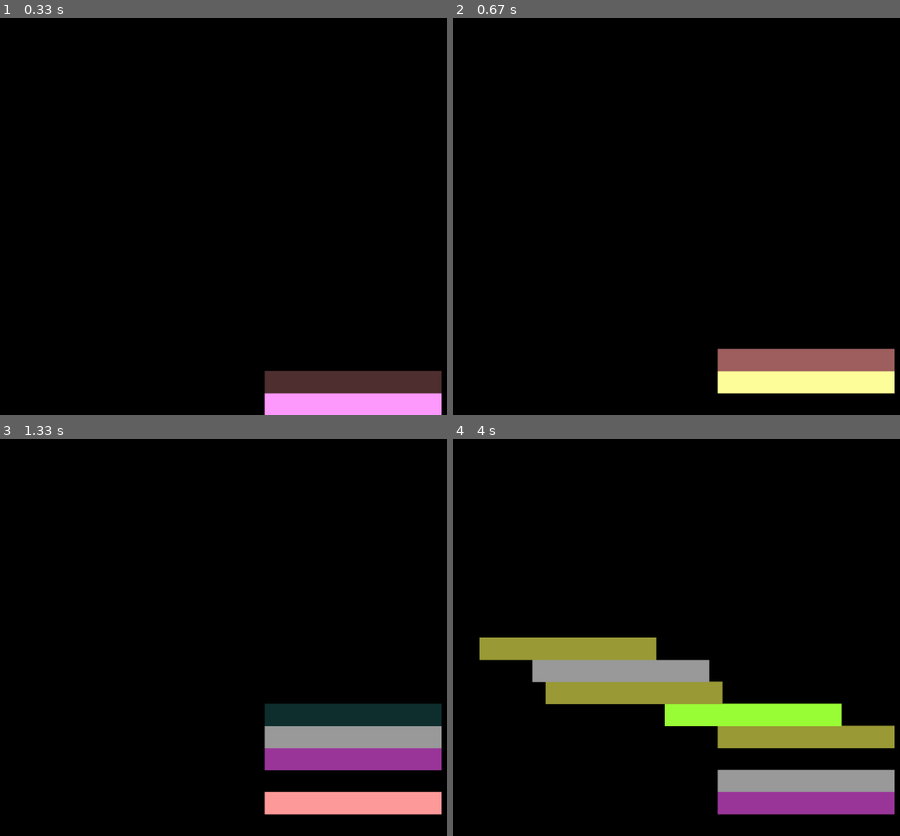
Above: before the commit, frames 1-4 (two rows, left to right).
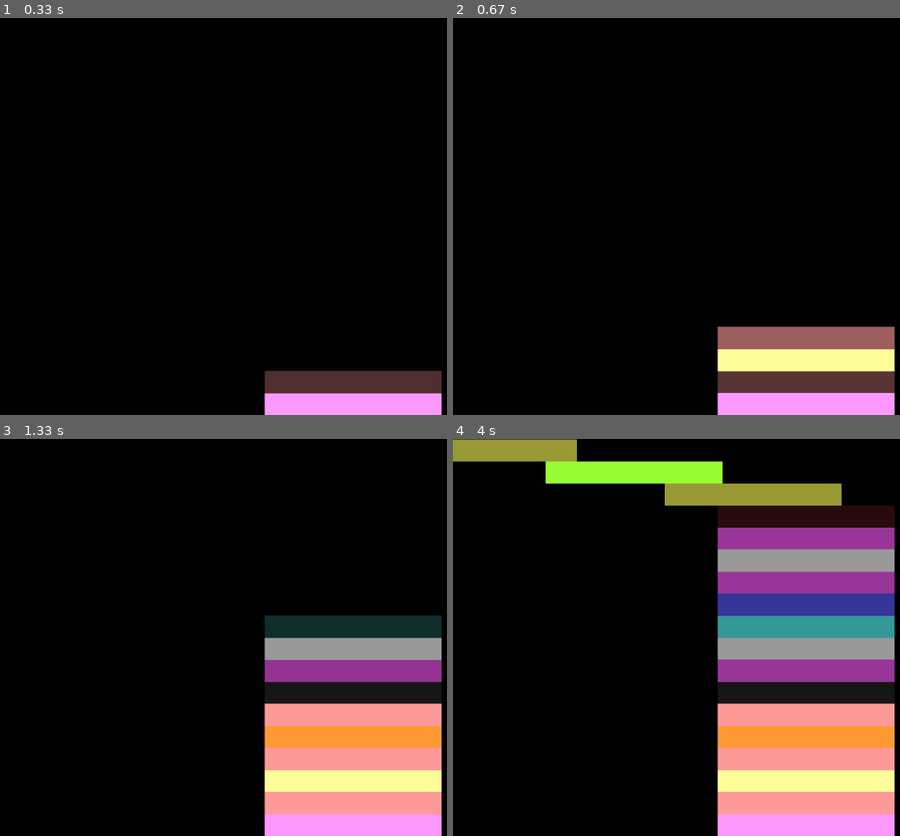
Above: after the commit, the same moments.

Repository: szalencia/STACKS-PYTHON
Game: pygame game, started from STACKS-2D.py
Two runs of this game, one before a commit and one after it. Both use one fixed random seed, a clock stepped at 60 frames per second and the inputs below.
Inputs:
- Up to frame 1 (0.33 s): no input
- Up to frame 2 (0.67 s): tap Space at 0.33 s
- Up to frame 3 (1.33 s): tap Space at 0.73, 1.03, 1.23 s
- Up to frame 4 (4 s): tap Space at 1.57, 1.87, 2.07, 2.37, 2.63, 2.97, 3.27 s

Frame 1 is identical in both runs. In frame 2, 8.9% of the frame differs, in the area x 59-99%, y 77-100%; in frame 3, 18%; in frame 4, 44%, in the area x 0-99%, y 0-100%.

Commit message:
Update STACKS-2D.py
Stacks Pile Up accordingly.
Now what we gotta do is either push the screen downwards or the stack

Diff:
--- a/STACKS-2D.py
+++ b/STACKS-2D.py
@@ -20,7 +20,6 @@
 colorPresent = [0,0,0]
 colorStep = 0
 movementStack = "rev"
-pushVertices = list()
 
 # COLOR UPDATE IS NICELY WORKING SO DON'T TOUCH :')
 def colorUpdate (colorLs):
@@ -49,15 +48,7 @@
     vertices[3][1]-=50
     return vertices
 
-def pushDn (vertices):
-    vertices[0][1]+=50
-    vertices[1][1]+=50
-    vertices[2][1]+=50
-    vertices[3][1]+=50
-    return vertices
-
 def renderAll (allcolors,allvertices):
-    win.fill((0,0,0))
     for i in range (len(allcolors)-1):
         pygame.draw.polygon(win,allcolors[i],allvertices[i])
         pygame.display.update()
@@ -86,14 +77,14 @@
             stackVertices[1][0]-= 10
             stackVertices[2][0]-= 10
             stackVertices[3][0]-= 10
-            if stackVertices[1][0]<=(stackArray[-2][0][0]-50):
+            if stackVertices[1][0]<=(stackArray[-1][0][0]-50):
                 movementStack = "fwd"
         elif (movementStack == "fwd"):
             stackVertices[0][0]+= 10
             stackVertices[1][0]+= 10
             stackVertices[2][0]+= 10
             stackVertices[3][0]+= 10
-            if stackVertices[0][0]>=(stackArray[-2][1][0]+50):
+            if stackVertices[0][0]>=(stackArray[-1][1][0]+50):
                 movementStack = "rev"
         pygame.draw.polygon(win,color,stackVertices)
 
@@ -102,19 +93,13 @@
     for event in x :
         if event.type == pygame.KEYDOWN :
             if event.key == pygame.K_SPACE :
-                # pushUp (stackVertices)
-                # win.fill((0,0,0))
-                colorArray.pop(0)
-                print(stackArray[-1])
-                stackArray.pop(0)
+                colorArray.pop(-1)
+                stackArray.pop(-1)
+                colorArray.append(copy.deepcopy(color))
+                stackArray.append(copy.deepcopy(stackVertices))
+                stackVertices = pushUp(stackVertices)
                 color = colorUpdate(color)
-                colorArray.append(copy.deepcopy(color))
-                pushVertices = pushDn(copy.deepcopy(stackVertices))
-                for i in range (len(stackArray)-1):
-                    stackArray[i] = pushDn(copy.deepcopy(stackArray[i]))
-                stackArray.append(copy.deepcopy(pushVertices))
                 renderAll(colorArray,stackArray)
-                # print("SPACEBAR") # WILL BE USED LATER FOR GAMEPLAY
         if event.type == pygame.QUIT :
             loop = False
     pygame.display.update()
